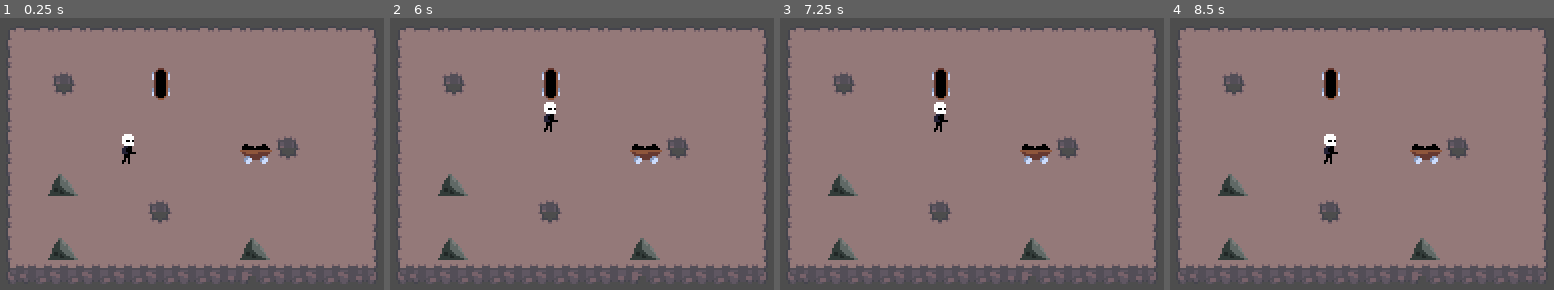
Above: before the commit, frames 1-4 (left to right).
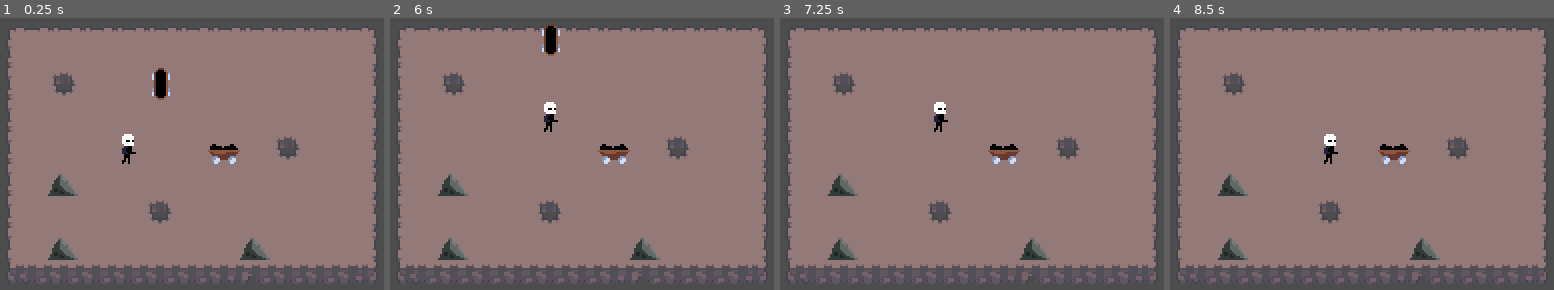
Above: after the commit, the same moments.

Repository: kandlash/UnwrappingKrampus
Game: Godot game, scene res://scenes/world.tscn
Same seed, same stepped clock (60 frames per second), same inputs: the game is played once before the commit and once after it.
Inputs:
- Up to frame 1 (0.25 s): no input
- Up to frame 2 (6 s): tap Enter at 0.5, 2, 3.5 s; hold W (move_up) 0.53-2.03 s; tap Space (action, bound only after the commit) at 0.6, 1.25, 1.35, 2.1, 2.75, 2.85, 3.6, 4.25, 4.35, 5.1, 5.85 s; hold A (move_left) 2.03-3.53 s; hold S (move_down) 3.53-4.28 s; hold D (move_right) 4.28-5.03 s; hold W (move_up) 5.03-5.78 s; hold D (move_right) from 5.78 s (still down)
- Up to frame 3 (7.25 s): keep holding D (move_right); tap Space (action, bound only after the commit) at 6.6 s
- Up to frame 4 (8.5 s): tap Space (action, bound only after the commit) at 7.35, 8.1 s; release D (move_right) at 8.03 s; hold S (move_down) from 8.03 s (still down)

The runs differ from the first frame. In frame 1, 0.8% of the frame differs, in the area x 54-71%, y 46-54%; in frame 2, 1.7%, in the area x 39-71%, y 2-54%; in frame 3, 1.3%; in frame 4, 1.3%.

Commit message:
primitive cart moving besides of it state

Diff:
--- a/project.godot
+++ b/project.godot
@@ -50,6 +50,12 @@
 , Object(InputEventKey,"resource_local_to_scene":false,"resource_name":"","device":-1,"window_id":0,"alt_pressed":false …(186 unchanged characters)…
 ]
 }
+action={
+"deadzone": 0.5,
+"events": [Object(InputEventKey,"resource_local_to_scene":false,"resource_name":"","device":-1,"window_id":0,"alt_pressed":false,"shift_pressed":false,"ctrl_pressed":false,"meta_pressed":false,"pressed":false,"keycode":0,"physical_keycode":32,"key_label":0,"unicode":32,"location":0,"echo":false,"script":null)
+, Object(InputEventKey,"resource_local_to_scene":false,"resource_name":"","device":-1,"window_id":0,"alt_pressed":false,"shift_pressed":false,"ctrl_pressed":false,"meta_pressed":false,"pressed":false,"keycode":0,"physical_keycode":69,"key_label":0,"unicode":101,"location":0,"echo":false,"script":null)
+]
+}
 
 [rendering]
 
--- a/scenes/cart.tscn
+++ b/scenes/cart.tscn
@@ -6,6 +6,18 @@
 
 [sub_resource type="RectangleShape2D" id="RectangleShape2D_qubtq"]
 size = Vector2(16, 16)
+
+[sub_resource type="CircleShape2D" id="CircleShape2D_bk7ju"]
+radius = 5.09902
+
+[sub_resource type="CircleShape2D" id="CircleShape2D_x683e"]
+radius = 5.0
+
+[sub_resource type="CircleShape2D" id="CircleShape2D_5407p"]
+radius = 5.0
+
+[sub_resource type="CircleShape2D" id="CircleShape2D_b2uhi"]
+radius = 5.0
 
 [node name="cart" type="StaticBody2D"]
 script = ExtResource("1_ca45l")
@@ -19,3 +31,40 @@
 
 [node name="CollisionShape2D" type="CollisionShape2D" parent="."]
 shape = SubResource("RectangleShape2D_qubtq")
+
+[node name="top_area" type="Area2D" parent="."]
+position = Vector2(0, -16)
+
+[node name="CollisionShape2D" type="CollisionShape2D" parent="top_area"]
+shape = SubResource("CircleShape2D_bk7ju")
+debug_color = Color(0.427088, 0.459018, 1, 0.42)
+
+[node name="down_area" type="Area2D" parent="."]
+position = Vector2(0, 16)
+
+[node name="CollisionShape2D" type="CollisionShape2D" parent="down_area"]
+shape = SubResource("CircleShape2D_x683e")
+debug_color = Color(0.427088, 0.459018, 1, 0.42)
+
+[node name="left_area" type="Area2D" parent="."]
+position = Vector2(-16, 0)
+
+[node name="CollisionShape2D" type="CollisionShape2D" parent="left_area"]
+shape = SubResource("CircleShape2D_5407p")
+debug_color = Color(0.427088, 0.459018, 1, 0.42)
+
+[node name="right_area" type="Area2D" parent="."]
+position = Vector2(16, 0)
+
+[node name="CollisionShape2D" type="CollisionShape2D" parent="right_area"]
+shape = SubResource("CircleShape2D_b2uhi")
+debug_color = Color(0.427088, 0.459018, 1, 0.42)
+
+[connection signal="body_entered" from="top_area" to="." method="_on_top_area_body_entered"]
+[connection signal="body_exited" from="top_area" to="." method="_on_top_area_body_exited"]
+[connection signal="body_entered" from="down_area" to="." method="_on_down_area_body_entered"]
+[connection signal="body_exited" from="down_area" to="." method="_on_down_area_body_exited"]
+[connection signal="body_entered" from="left_area" to="." method="_on_left_area_body_entered"]
+[connection signal="body_exited" from="left_area" to="." method="_on_left_area_body_exited"]
+[connection signal="body_entered" from="right_area" to="." method="_on_right_area_body_entered"]
+[connection signal="body_exited" from="right_area" to="." method="_on_right_area_body_exited"]
--- a/scenes/test_level.tscn
+++ b/scenes/test_level.tscn
@@ -5,29 +5,42 @@
 [sub_resource type="TileSetAtlasSource" id="TileSetAtlasSource_7t8be"]
 texture = ExtResource("1_pi8y6")
 0:0/0 = 0
+0:0/0/physics_layer_0/polygon_0/points = PackedVector2Array(-8, -8, 8, -8, 8, -3.1875, -2.6875, -2.875, -3.8125, 8, -8, 8)
 1:0/0 = 0
+1:0/0/physics_layer_0/polygon_0/points = PackedVector2Array(-8, -8, 8, -8, 8, -2.9375, -8, -2.8125)
 2:0/0 = 0
+2:0/0/physics_layer_0/polygon_0/points = PackedVector2Array(-8, -3.6875, -8, -8, 8, -8, 8, 8, 4.125, 8, 3.375, -2.6875)
 3:0/0 = 0
+3:0/0/physics_layer_0/polygon_0/points = PackedVector2Array(3.3125, 3.8125, 8, 3.5625, 8, 8, 3.5, 8)
 4:0/0 = 0
+4:0/0/physics_layer_0/polygon_0/points = PackedVector2Array(-8, 3.5, -4.1875, 3.75, -3.875, 8, -8, 8)
 5:0/0 = 0
 6:0/0 = 0
 7:0/0 = 0
 8:0/0 = 0
 9:0/0 = 0
 10:0/0 = 0
+10:0/0/physics_layer_0/polygon_0/points = PackedVector2Array(-8, -8, 8, -8, 8, 8, -8, 8)
 0:1/0 = 0
+0:1/0/physics_layer_0/polygon_0/points = PackedVector2Array(-8, -8, -3.4375, -8, -3.5, 8, -8, 8)
 1:1/0 = 0
 2:1/0 = 0
+2:1/0/physics_layer_0/polygon_0/points = PackedVector2Array(3.25, -8, 8, -8, 8, 8, 3.1875, 8)
 3:1/0 = 0
+3:1/0/physics_layer_0/polygon_0/points = PackedVector2Array(3.75, -8, 8, -8, 8, -3.75, 4.5625, -4.125)
 4:1/0 = 0
+4:1/0/physics_layer_0/polygon_0/points = PackedVector2Array(-8, -8, -3.6875, -8, -4.25, -4.25, -8, -3.8125)
 5:1/0 = 0
 6:1/0 = 0
 7:1/0 = 0
 8:1/0 = 0
 9:1/0 = 0
 0:2/0 = 0
+0:2/0/physics_layer_0/polygon_0/points = PackedVector2Array(-8, -8, -3.5, -8, -2.9375, 4.375, 8, 4.25, 8, 8, -8, 8)
 1:2/0 = 0
+1:2/0/physics_layer_0/polygon_0/points = PackedVector2Array(-8, 3.5625, 8, 3.0625, 8, 8, -8, 8)
 2:2/0 = 0
+2:2/0/physics_layer_0/polygon_0/points = PackedVector2Array(4.3125, 4.1875, 3.5, -8, 8, -8, 8, 8, -8, 8, -8, 3.6875)
 3:2/0 = 0
 4:2/0 = 0
 5:2/0 = 0
@@ -47,6 +60,7 @@
 9:3/0 = 0
 
 [sub_resource type="TileSet" id="TileSet_lubao"]
+physics_layer_0/collision_layer = 1
 sources/0 = SubResource("TileSetAtlasSource_7t8be")
 
 [node name="TileMapLayer" type="TileMapLayer"]
--- a/scenes/world.tscn
+++ b/scenes/world.tscn
@@ -14,7 +14,7 @@
 position = Vector2(112, 72)
 
 [node name="cart" parent="." instance=ExtResource("3_fqeym")]
-position = Vector2(176, 72)
+position = Vector2(160, 72)
 
 [node name="cart2" parent="." instance=ExtResource("3_fqeym")]
 position = Vector2(128, 40)
--- a/static_body_2d.gd
+++ b/static_body_2d.gd
@@ -1,16 +1,84 @@
 extends StaticBody2D
 
 @export var facing_left_right = true
+var can_be_moved = false
+var direction := Vector2.ZERO
 # Called when the node enters the scene tree for the first time.
 func _ready() -> void:
 	if facing_left_right:
-		$left_right.visible = true
-		$top_down.visible = false
+		enable_left_right()
 	else:
-		$left_right.visible = false
-		$top_down.visible = true
+		enable_top_down()
 
+func enable_left_right():
+	$left_right.visible = true
+	$top_down.visible = false
+	$top_area.monitoring = false
+	$down_area.monitoring = false
+	$left_area.monitoring = true
+	$right_area.monitoring = true
+
+func enable_top_down():
+	$left_right.visible = false
+	$top_down.visible = true
+	$top_area.monitoring = true
+	$down_area.monitoring = true
+	$left_area.monitoring = false
+	$right_area.monitoring = false
 
 # Called every frame. 'delta' is the elapsed time since the previous frame.
 func _process(delta: float) -> void:
-	pass
+	if Input.is_action_just_pressed("action") and can_be_moved:
+		print('moving!')
+		move()
+
+func move():
+	var tween = create_tween()
+	tween.tween_property(self, "position", position + direction * 50, 0.3)
+
+func _on_top_area_body_entered(body: Node2D) -> void:
+	if body.name == "Player":
+		direction = Vector2(0, 1)
+		can_be_moved = true
+
+
+func _on_top_area_body_exited(body: Node2D) -> void:
+	if body.name == "Player":
+		can_be_moved = false
+		direction = Vector2.ZERO
+
+
+func _on_down_area_body_entered(body: Node2D) -> void:
+	if body.name == "Player":
+		can_be_moved = true
+		direction = Vector2(0, -1)
+
+
+func _on_down_area_body_exited(body: Node2D) -> void:
+	if body.name == "Player":
+		can_be_moved = false
+		direction = Vector2.ZERO
+
+
+func _on_left_area_body_entered(body: Node2D) -> void:
+	if body.name == "Player":
+		can_be_moved = true
+		direction = Vector2(1, 0)
+
+
+func _on_left_area_body_exited(body: Node2D) -> void:
+	if body.name == "Player":
+		can_be_moved = false
+		direction = Vector2.ZERO
+
+
+func _on_right_area_body_entered(body: Node2D) -> void:
+	if body.name == "Player":
+		can_be_moved = true
+		direction = Vector2(-1, 0)
+
+
+func _on_right_area_body_exited(body: Node2D) -> void:
+	if body.name == "Player":
+		can_be_moved = false
+		direction = Vector2.ZERO
Not shown: 1 places in scenes/cart.tscn that only renumber resources
